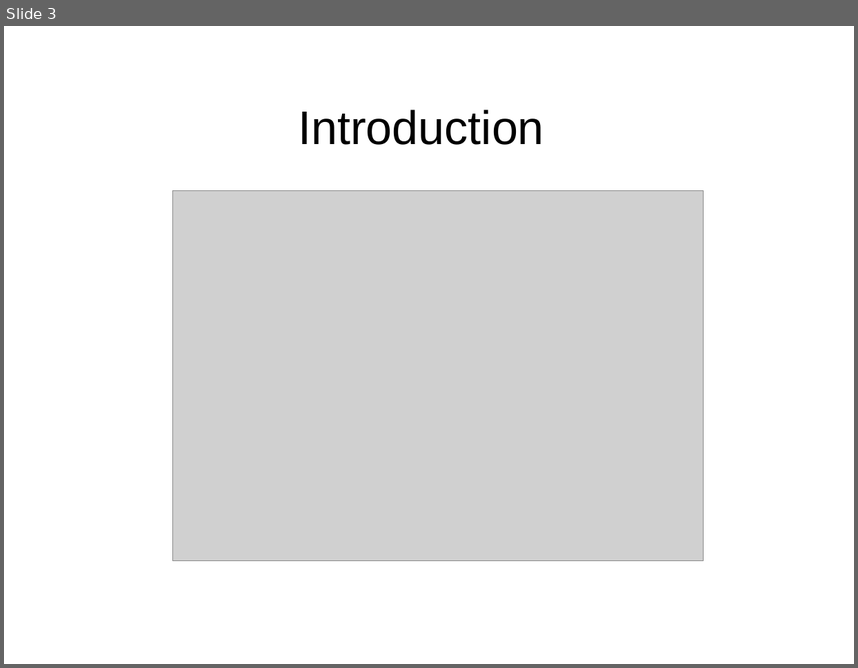
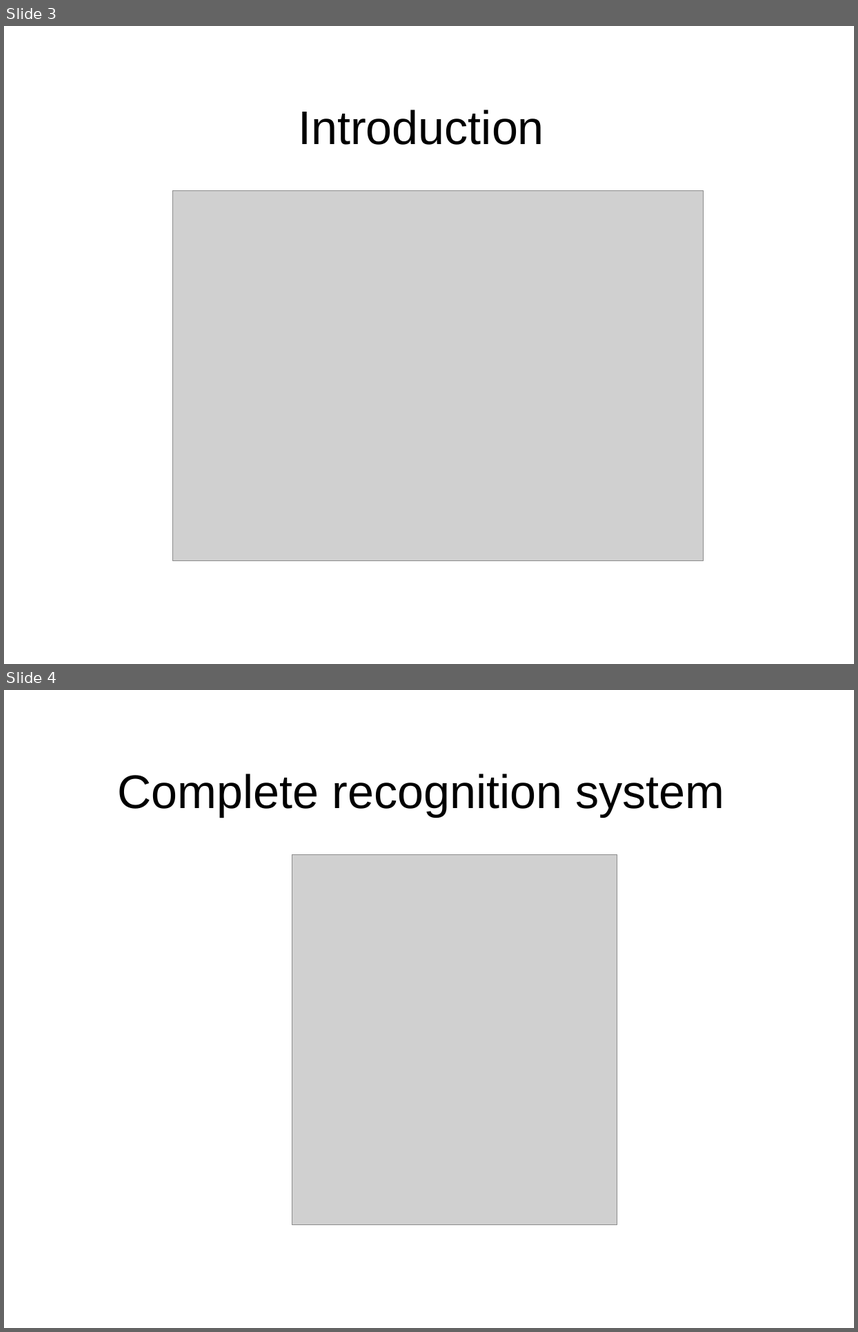
Before and after one commit to mmoussallam/audio-sketch, a slide deck: src/icassp14_fgpt/icassp14/slides.ppt. Shown one above the other, each under a label of ours: slide 3 before the commit, slides 3 and 4 after it. The pictures are 858x668 and 858x1332 pixels, drawn with LibreOffice and Linux fonts; fonts in the diff are those of the drawing; grey boxes stand for pictures; background and template pictures are left out. Boxes give left, top, right and bottom in pixels: in the first picture for what was removed or moved away, otherwise in the second. Text is boxed around its words. In the diff, an @@ line names an element or a change of style, - is before the commit and + after.

```diff
--- a/src/icassp14_fgpt/icassp14/slides.ppt
+++ b/src/icassp14_fgpt/icassp14/slides.ppt
@@ slide 4 added at <box>4,690,854,1328</box>, background picture (left out) @@
@@ title added at <box>117,773,724,817</box>, 44 pt, text #000000 @@
+Complete recognition system
@@ picture added at <box>292,854,618,1225</box> @@
```
Also in this commit, not shown: 3 slides changed, 4 other slides added, 1 slide removed.
